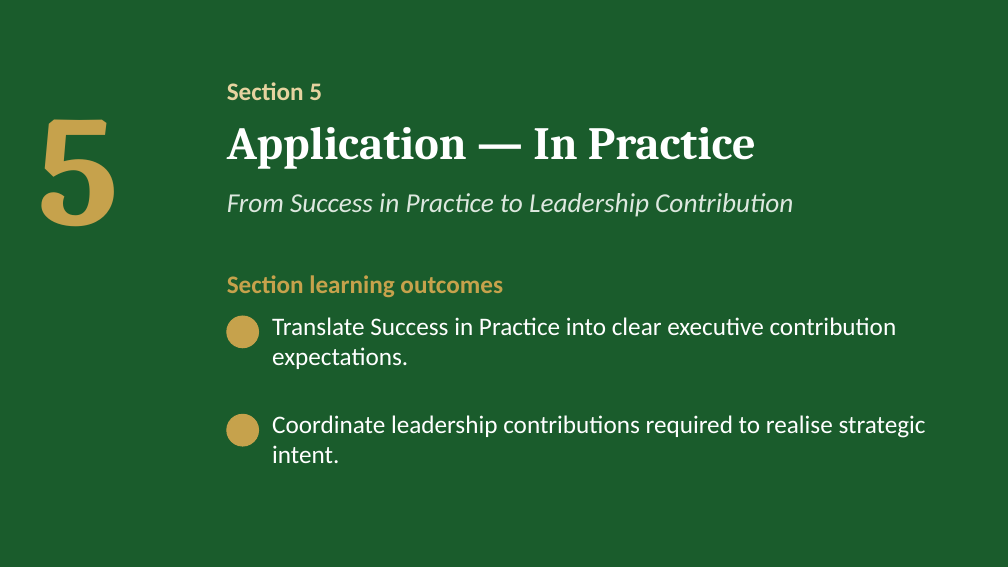
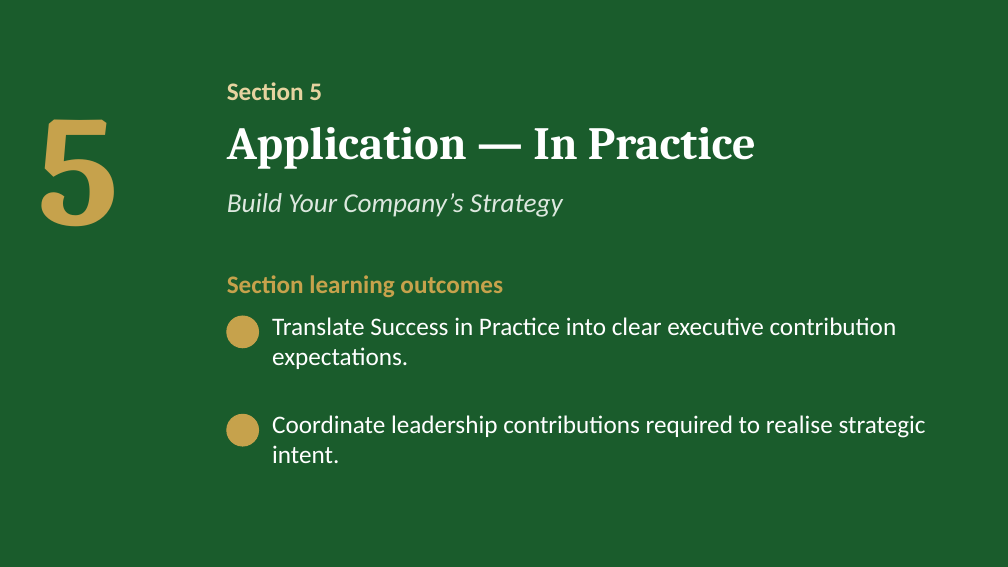
Before and after one commit to IBSL26/ibsl-platform, a slide deck: slide 33 of Unit decks/Unit 02 - Strategy Visioning & Success in Practice (SiP).pptx. Drawn at 1008x567 pixels with LibreOffice and Linux fonts; fonts in the diff are those of the drawing; background and template pictures are left out. Boxes give left, top, right and bottom in pixels: in the first picture for what was removed or moved away, otherwise in the second. Text is boxed around its words. In the diff, an @@ line names an element or a change of style, - is before the commit and + after.

```diff
--- a/Unit decks/Unit 02 - Strategy Visioning & Success in Practice (SiP).pptx
+++ b/Unit decks/Unit 02 - Strategy Visioning & Success in Practice (SiP).pptx
@@ text at (227,193,563,217): text changed @@
-From Success in Practice to Leadership Contribution
+Build Your Company’s Strategy
```
Also in this commit, not shown: 8 other slides changed, 1 slide added, 1 slide removed, 43 other files.
